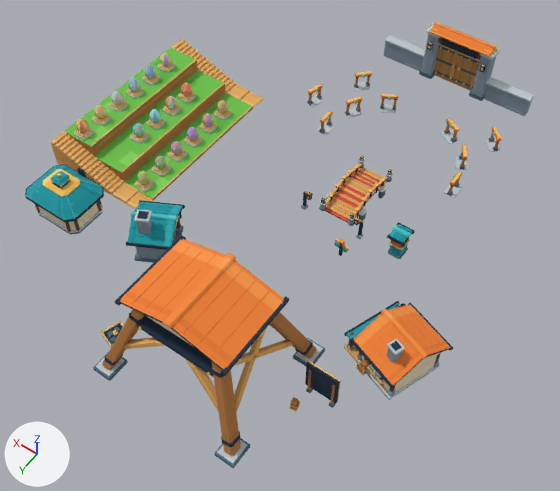
Before and after pictures for a commit that changed the glTF model surface-game-art/public/assets/pinewind/architecture.glb.
Camera for both pictures: a camera (50 mm lens) standing at (-37.7, 36.8, 91.2) and looking at (3.8, -21.2, 0.0). Arrows for +X, +Y and +Z are at lower left; the lights stay in place. The older version comes first. Where no turn or scale is listed for an object, it has been applied to the vertices. Vertices at exactly the same position are counted once.
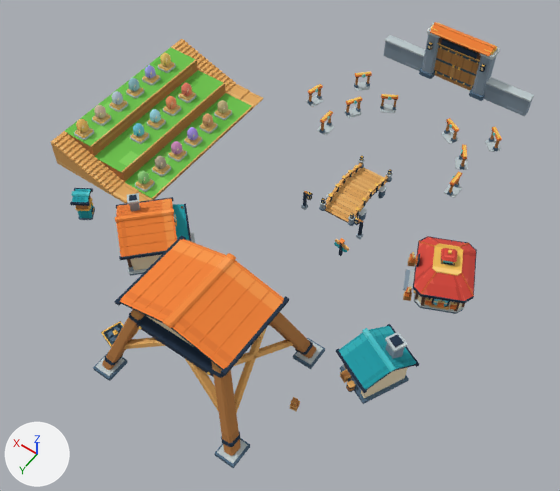
Where the newer file only moved an object's origin or applied its transform, the numbers keep the older frame.

Boxes (x1, y1, x2, y2) around the edits, measured in the pictures (560 x 491 px; the box of a moved part takes in the faces that stretch with it):
'Merchant_Store_Mesh', moved, turned: before (343, 301, 453, 400); after (115, 193, 195, 276)
'Copper_Forge_Mesh', moved, turned: before (126, 200, 185, 263); after (336, 324, 419, 404)
'Pack_Shop_Mesh', added: after (403, 236, 477, 314)
'Pet_Conservatory_Mesh', deleted (cyan): before (25, 164, 104, 235)
'Capsule_Cabinet_Mesh', surface changed, moved, turned: before (387, 222, 415, 259); after (70, 188, 95, 220)
'Challenge_Board_Mesh', deleted (blue): before (305, 360, 341, 408)
part 3 of me_bridge_board_00_mesh, surface changed: (325, 167, 386, 222) in both
part 16 of me_capsule_base_mesh, moved or reshaped: before (387, 222, 415, 259); after (70, 188, 95, 220)

Patch to the scene script:
```diff
--- a/surface-game-art/public/assets/pinewind/architecture.glb.py
+++ b/surface-game-art/public/assets/pinewind/architecture.glb.py
@@ me_shop_barrel_ironband_mesh @@
-me_shop_barrel_ironband_mesh.from_pydata(...)  # 1288 vertices, 2096 faces; spans x -6.33..6.45, y -1.15..11.27, z -0.26..8.72
+me_shop_barrel_ironband_mesh.from_pydata(...)  # 1288 vertices, 2096 faces; spans x 31.23..45.13, y 2.14..16.05, z -0.26..8.72
+# me_shop_barrel_ironband_mesh part 1: the whole mesh is turned -114 degrees about the z axis through its middle, then moved by (38.18, 3.86, 0.0)
 me_shop_barrel_ironband_mesh.materials.append(mat_architecture_pixel_atlas_opaque)
@@ me_forge_anvilfoot_mesh @@
-me_forge_anvilfoot_mesh.from_pydata(...)  # 608 vertices, 972 faces; spans x -4.2..5.64, y -3.41..7.01, z -1.36..7.34
+me_forge_anvilfoot_mesh.from_pydata(...)  # 608 vertices, 972 faces; spans x -41.49..-31.81, y -3.16..7.18, z -1.36..7.34
+# me_forge_anvilfoot_mesh part 2: the whole mesh is turned 126 degrees about the z axis through its middle, then moved by (-37.37, 0.21, 0.0)
 me_forge_anvilfoot_mesh.materials.append(mat_architecture_pixel_atlas_opaque)
@@ me_bridge_board_00_mesh @@
 me_bridge_board_00_mesh.from_pydata(...)  # 612 vertices, 1096 faces; spans x -3.4..3.4, y -10.93..0.27, z -1.06..1.23
+# me_bridge_board_00_mesh part 3: texture (UV) coordinates of 252 of 1096 faces, centred in x -2.62..2.62, y -10.91..0.25, z -0.1..1.23, changed; they spanned u 0.51..0.87, v 0.51..0.62 and now span u 0.63..0.99, v 0.51..0.62
 me_bridge_board_00_mesh.materials.append(mat_architecture_pixel_atlas_opaque)
@@ me_terrace_step_mesh_006 @@
 me_terrace_step_mesh_006.from_pydata(...)  # 8 vertices, 12 faces; spans x -0.38..0.38, y -1.5..1.5, z -0.62..0.62
+# me_terrace_step_mesh_006 part 4: texture (UV) coordinates changed
 me_terrace_step_mesh_006.materials.append(mat_architecture_pixel_atlas_opaque)
@@ me_terrace_step_mesh_007 @@
 me_terrace_step_mesh_007.from_pydata(...)  # 8 vertices, 12 faces; spans x -0.38..0.38, y -1.5..1.5, z -0.75..0.75
+# me_terrace_step_mesh_007 part 5: texture (UV) coordinates changed
 me_terrace_step_mesh_007.materials.append(mat_architecture_pixel_atlas_opaque)
@@ me_terrace_step_mesh_008 @@
 me_terrace_step_mesh_008.from_pydata(...)  # 8 vertices, 12 faces; spans x -0.38..0.38, y -1.5..1.5, z -0.89..0.89
+# me_terrace_step_mesh_008 part 6: texture (UV) coordinates changed
 me_terrace_step_mesh_008.materials.append(mat_architecture_pixel_atlas_opaque)
@@ me_terrace_step_mesh_009 @@
 me_terrace_step_mesh_009.from_pydata(...)  # 8 vertices, 12 faces; spans x -0.38..0.38, y -1.5..1.5, z -1.02..1.02
+# me_terrace_step_mesh_009 part 7: texture (UV) coordinates changed
 me_terrace_step_mesh_009.materials.append(mat_architecture_pixel_atlas_opaque)
@@ me_terrace_step_mesh_010 @@
 me_terrace_step_mesh_010.from_pydata(...)  # 8 vertices, 12 faces; spans x -0.38..0.38, y -1.5..1.5, z -1.16..1.16
+# me_terrace_step_mesh_010 part 8: texture (UV) coordinates changed
 me_terrace_step_mesh_010.materials.append(mat_architecture_pixel_atlas_opaque)
@@ me_terrace_step_mesh_011 @@
 me_terrace_step_mesh_011.from_pydata(...)  # 8 vertices, 12 faces; spans x -0.38..0.38, y -1.5..1.5, z -1.3..1.3
+# me_terrace_step_mesh_011 part 9: texture (UV) coordinates changed
 me_terrace_step_mesh_011.materials.append(mat_architecture_pixel_atlas_opaque)
@@ me_terrace_step_mesh_020 @@
 me_terrace_step_mesh_020.from_pydata(...)  # 8 vertices, 12 faces; spans x -0.38..0.38, y -1.5..1.5, z -1.44..1.44
+# me_terrace_step_mesh_020 part 10: texture (UV) coordinates changed
 me_terrace_step_mesh_020.materials.append(mat_architecture_pixel_atlas_opaque)
@@ me_terrace_step_mesh_021 @@
 me_terrace_step_mesh_021.from_pydata(...)  # 8 vertices, 12 faces; spans x -0.38..0.38, y -1.5..1.5, z -1.58..1.58
+# me_terrace_step_mesh_021 part 11: texture (UV) coordinates changed
 me_terrace_step_mesh_021.materials.append(mat_architecture_pixel_atlas_opaque)
@@ me_terrace_step_mesh_022 @@
 me_terrace_step_mesh_022.from_pydata(...)  # 8 vertices, 12 faces; spans x -0.38..0.38, y -1.5..1.5, z -1.72..1.72
+# me_terrace_step_mesh_022 part 12: texture (UV) coordinates changed
 me_terrace_step_mesh_022.materials.append(mat_architecture_pixel_atlas_opaque)
@@ me_terrace_step_mesh_023 @@
 me_terrace_step_mesh_023.from_pydata(...)  # 8 vertices, 12 faces; spans x -0.38..0.38, y -1.5..1.5, z -1.85..1.85
+# me_terrace_step_mesh_023 part 13: texture (UV) coordinates changed
 me_terrace_step_mesh_023.materials.append(mat_architecture_pixel_atlas_opaque)
@@ me_terrace_step_mesh_024 @@
 me_terrace_step_mesh_024.from_pydata(...)  # 8 vertices, 12 faces; spans x -0.38..0.38, y -1.5..1.5, z -1.99..1.99
+# me_terrace_step_mesh_024 part 14: texture (UV) coordinates changed
 me_terrace_step_mesh_024.materials.append(mat_architecture_pixel_atlas_opaque)
@@ me_terrace_step_mesh_025 @@
 me_terrace_step_mesh_025.from_pydata(...)  # 8 vertices, 12 faces; spans x -0.38..0.38, y -1.5..1.5, z -2.12..2.12
+# me_terrace_step_mesh_025 part 15: texture (UV) coordinates changed
 me_terrace_step_mesh_025.materials.append(mat_architecture_pixel_atlas_opaque)
@@ me_capsule_base_mesh @@
-me_capsule_base_mesh.from_pydata(...)  # 344 vertices, 580 faces; spans x -1.39..1.39, y -1.55..1.55, z -0.14..4.66
+me_capsule_base_mesh.from_pydata(...)  # 344 vertices, 580 faces; spans x 40.48..44.52, y 19.44..23.56, z -0.14..4.66
+# me_capsule_base_mesh part 16: the whole mesh is turned -146 degrees about the z axis through its middle, then moved by (42.5, 21.5, 0.0)
+# me_capsule_base_mesh part 17: texture (UV) coordinates changed
 me_capsule_base_mesh.materials.append(mat_architecture_pixel_atlas_opaque)
@@ ob_pet_conservatory_mesh @@
-ob_pet_conservatory_mesh = bpy.data.objects.new('Pet_Conservatory_Mesh', me_pet_badgebacking_mesh)
@@ ob_challenge_board_mesh @@
-ob_challenge_board_mesh = bpy.data.objects.new('Challenge_Board_Mesh', me_board_back_mesh)
@@ ob_pack_shop_mesh @@
+ob_pack_shop_mesh = bpy.data.objects.new('Pack_Shop_Mesh', me_pack_badgebacking_mesh)  # 1696 vertices, 2740 faces; spans x -8.89..2.45, y -7.49..4.36, z -5.1..3.02; in mat_architecture_pixel_atlas_opaque (picture img_architecture_atlas)
+ob_pack_shop_mesh.location = (-15.7, -27.0, 5.1)
```
